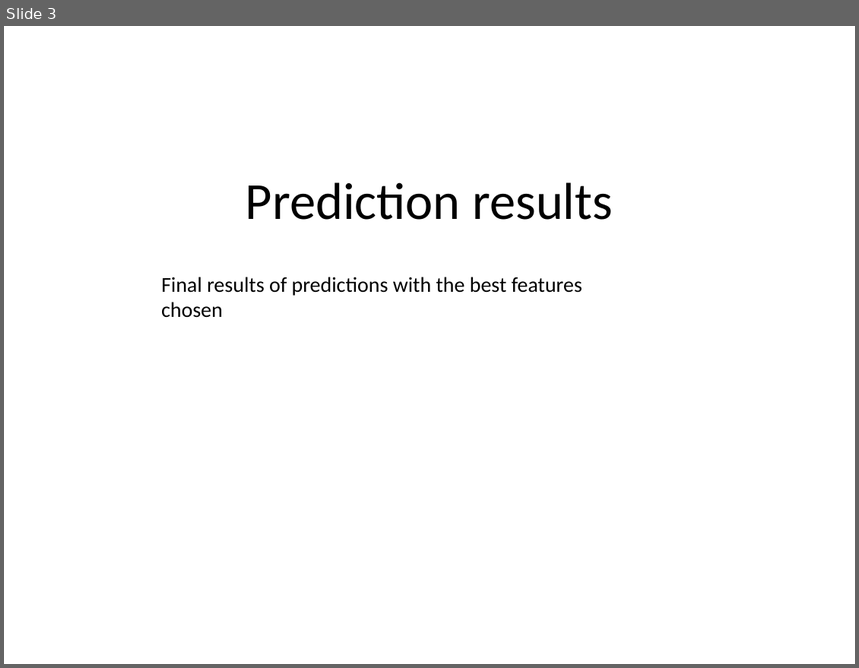
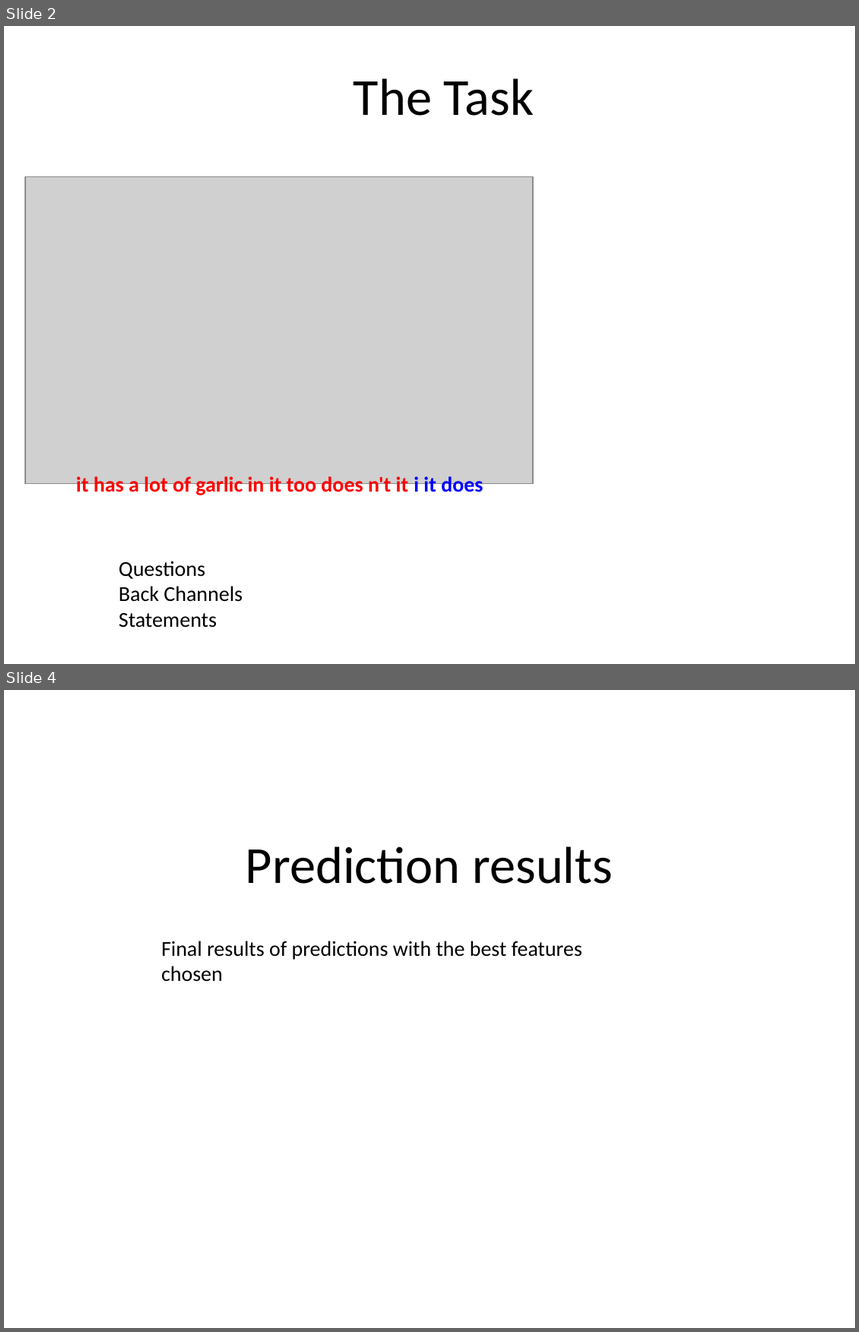
Before and after one commit to elingg/um-err-hmm, a slide deck: Poster.pptx. Shown one above the other, each under a label of ours: slide 3 before the commit, slides 2 and 4 after it; the slides between them are not shown. The pictures are 859x668 and 859x1332 pixels, drawn with LibreOffice and Linux fonts; fonts in the diff are those of the drawing; grey boxes stand for pictures. Boxes give left, top, right and bottom in pixels: in the first picture for what was removed or moved away, otherwise in the second. Text is boxed around its words. In the diff, an @@ line names an element or a change of style, - is before the commit and + after.

```diff
--- a/Poster.pptx
+++ b/Poster.pptx
@@ slide 2 added at [4, 26, 855, 664], background #FFFFFF @@
@@ title added at [354, 78, 534, 116], 44 pt, text #000000 @@
+The Task
@@ picture added at [25, 176, 534, 484] @@
@@ text added at [76, 474, 483, 497], 18 pt, text #FF0000, bold @@
+it has a lot of garlic in it too does n't it i it does
@@ text added at [119, 561, 243, 628], 18 pt, text #000000 @@
+Questions
+Back Channels Statements
@@ what was slide 3 is now slide 4 @@
```
Also in this commit, not shown: 2 slides changed, 1 other slide added, 4 other files.
